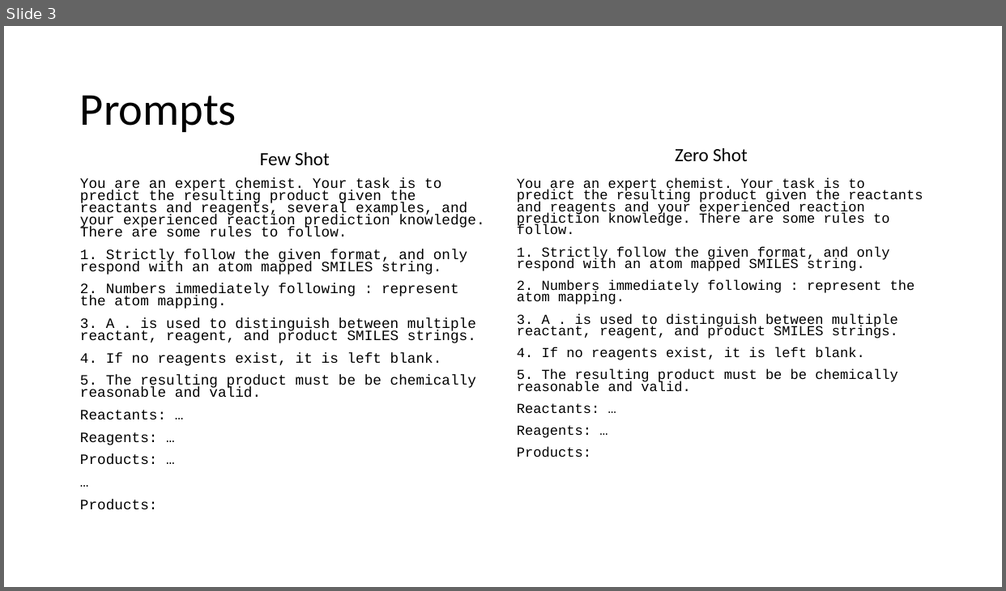
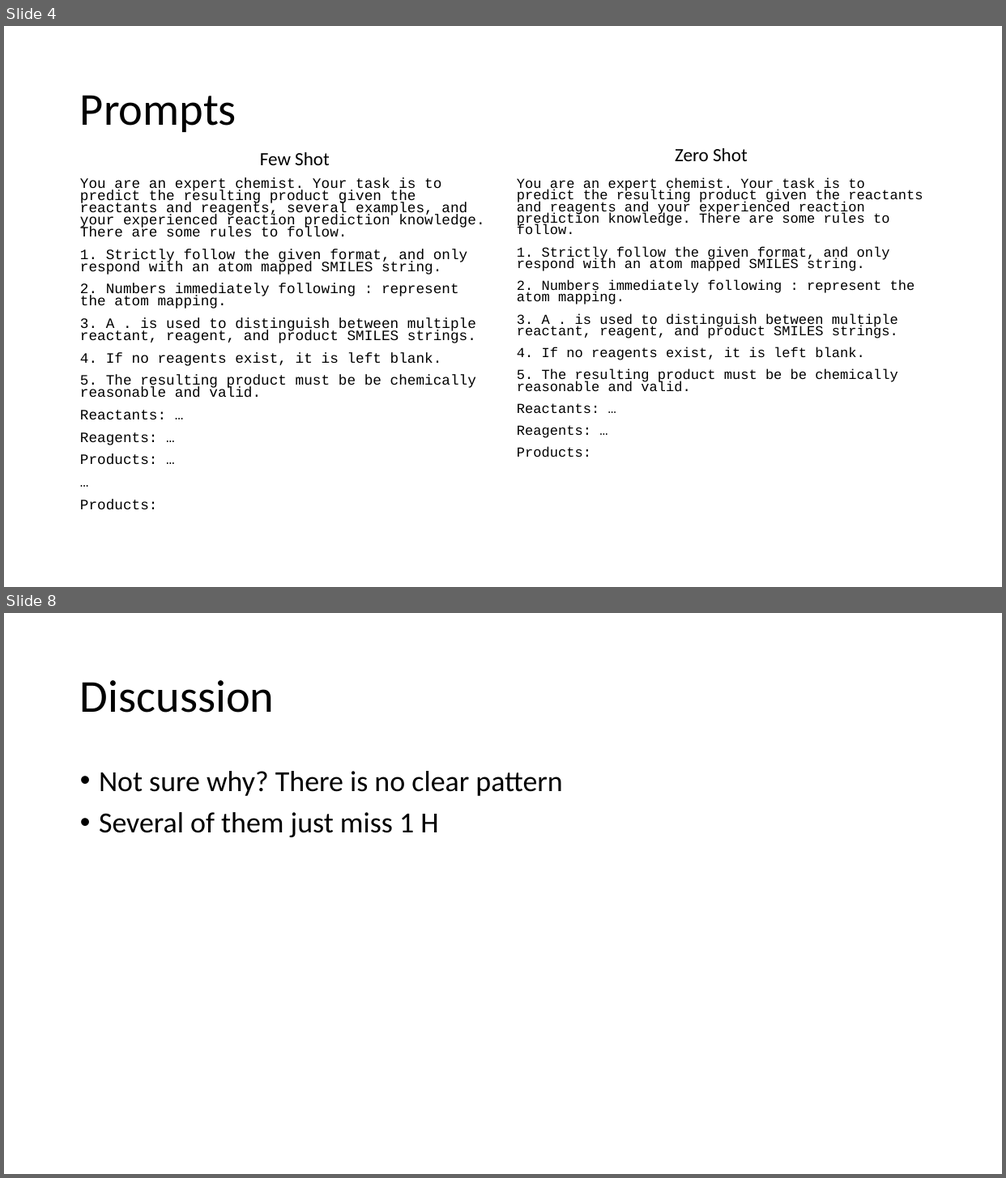
Before and after one commit to JohnDLee/ChemistryPE, a slide deck: pptx/6-13-2023.pptx. Shown one above the other, each under a label of ours: slide 3 before the commit, slides 4 and 8 after it; the slides between them are not shown. The pictures are 1006x591 and 1006x1178 pixels, drawn with LibreOffice and Linux fonts; fonts in the diff are those of the drawing. Boxes give left, top, right and bottom in pixels: in the first picture for what was removed or moved away, otherwise in the second. Text is boxed around its words. In the diff, an @@ line names an element or a change of style, - is before the commit and + after.

```diff
--- a/pptx/6-13-2023.pptx
+++ b/pptx/6-13-2023.pptx
@@ slide 8 added at bbox=[4, 613, 1002, 1174], background #FFFFFF @@
@@ title added at bbox=[80, 680, 275, 713], 44 pt, text #000000 @@
+Discussion
@@ text added at bbox=[99, 771, 562, 837], 28 pt, text #000000 @@
+• Not sure why? There is no clear pattern
+• Several of them just miss 1 H
@@ what was slide 3 is now slide 4 @@
```
Also in this commit, not shown: 6 other slides added, 3 slides removed, 12 other files.
